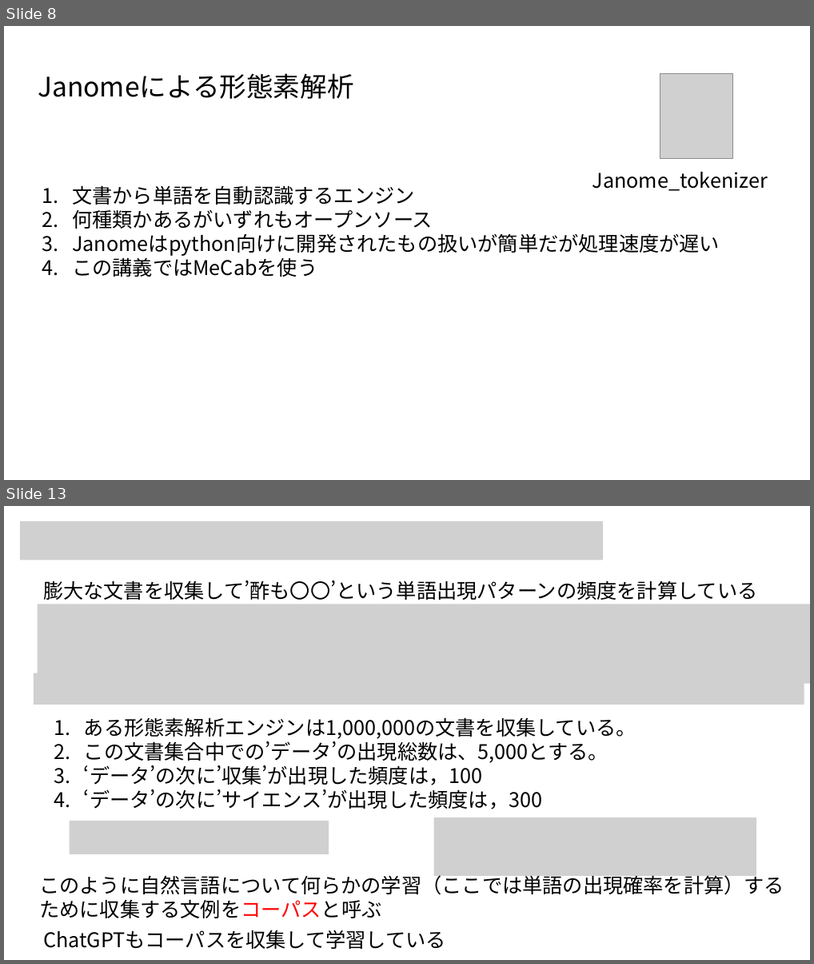
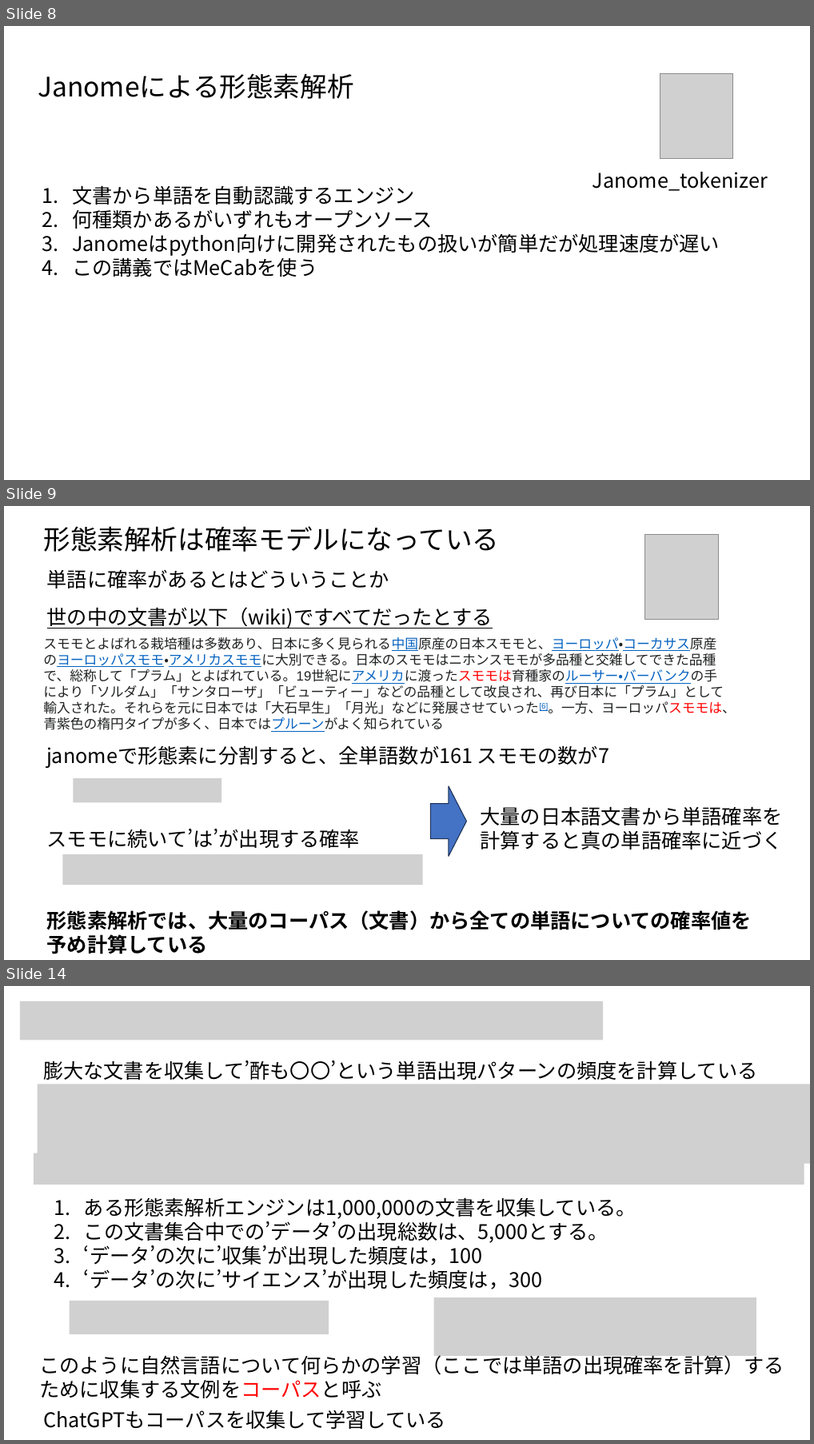
Before and after one commit to ueharaLab/NLP_2-tokenizer, a slide deck: textmining2 tokenizer.pptx. Shown one above the other, each under a label of ours: slides 8 and 13 before the commit, slides 8, 9 and 14 after it; the slides between them are not shown. The pictures are 814x964 and 814x1444 pixels, drawn with LibreOffice and Linux fonts; fonts in the diff are those of the drawing; grey boxes stand for pictures. Boxes give left, top, right and bottom in pixels: in the first picture for what was removed or moved away, otherwise in the second. Text is boxed around its words. In the diff, an @@ line names an element or a change of style, - is before the commit and + after.

```diff
--- a/textmining2 tokenizer.pptx
+++ b/textmining2 tokenizer.pptx
@@ slide 9 added at <box>4,506,810,960</box>, background #FFFFFF @@
@@ text added at <box>44,526,500,552</box>, 32 pt, text #000000 @@
+形態素解析は確率モデルになっている
@@ picture added at <box>646,535,718,620</box> @@
@@ text added at <box>47,569,390,588</box>, 24 pt, text #000000 @@
+単語に確率があるとはどういうことか
@@ text added at <box>47,607,493,628</box>, 24 pt, text #000000, underline @@
+世の中の文書が以下（wiki)ですべてだったとする
@@ text added at <box>43,637,736,732</box>, 16 pt, text #202122 @@
+スモモとよばれる栽培種は多数あり、日本に多く見られる中国原産の日本スモモと、ヨーロッパ・コーカサス原産のヨーロッパスモモ・アメリカスモモに大別できる。日本のスモモはニホンスモモが多品種と交雑してできた品種で、総称して「プラム」とよばれている。19世紀にアメリカに渡ったスモモは育種家のルーサー・バーバンクの手により「ソルダム」「サンタローザ」「ビューティー」などの品種として改良され、再び日本に「プラム」として輸入された。それらを元に日本では「大石早生」「月光」などに発展させていった[6]。一方、ヨーロッパスモモは、青紫色の楕円タイプが多く、日本ではプルーンがよく知られている
@@ text added at <box>46,745,610,768</box>, 24 pt, text #000000 @@
+janomeで形態素に分割すると、全単語数が161 スモモの数が7
@@ picture added at <box>73,778,222,803</box> @@
@@ right arrow added at <box>430,786,466,856</box>, fill #4472C4, outline #1E3256 1 pt @@
@@ text added at <box>481,806,783,849</box>, 24 pt, text #000000 @@
+大量の日本語文書から単語確率を計算すると真の単語確率に近づく
@@ text added at <box>47,828,360,848</box>, 24 pt, text #000000 @@
+スモモに続いて’は’が出現する確率
@@ picture added at <box>62,855,423,884</box> @@
@@ text added at <box>47,910,752,954</box>, 24 pt, text #000000, bold @@
+形態素解析では、大量のコーパス（文書）から全ての単語についての確率値を予め計算している
@@ what was slide 13 is now slide 14 @@
```
Also in this commit, not shown: 4 slides changed, 2 other files.
